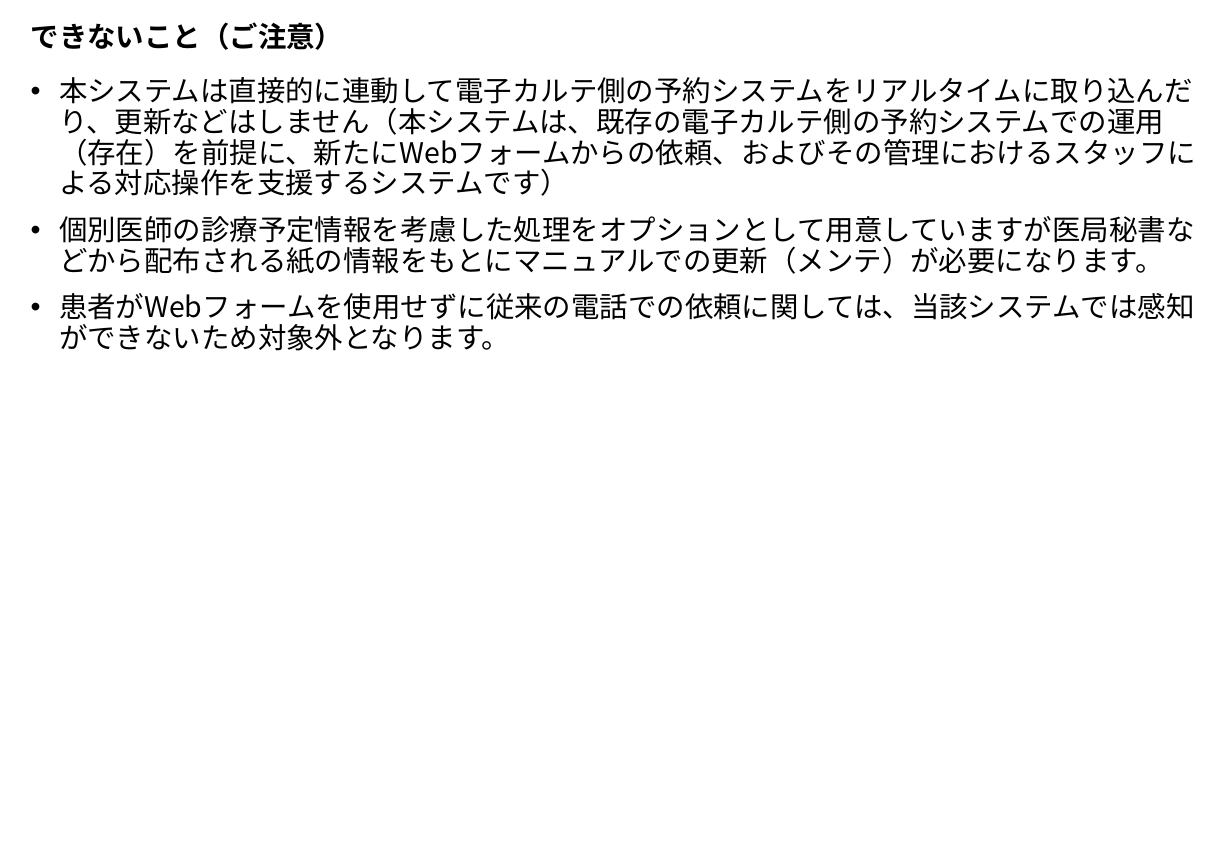
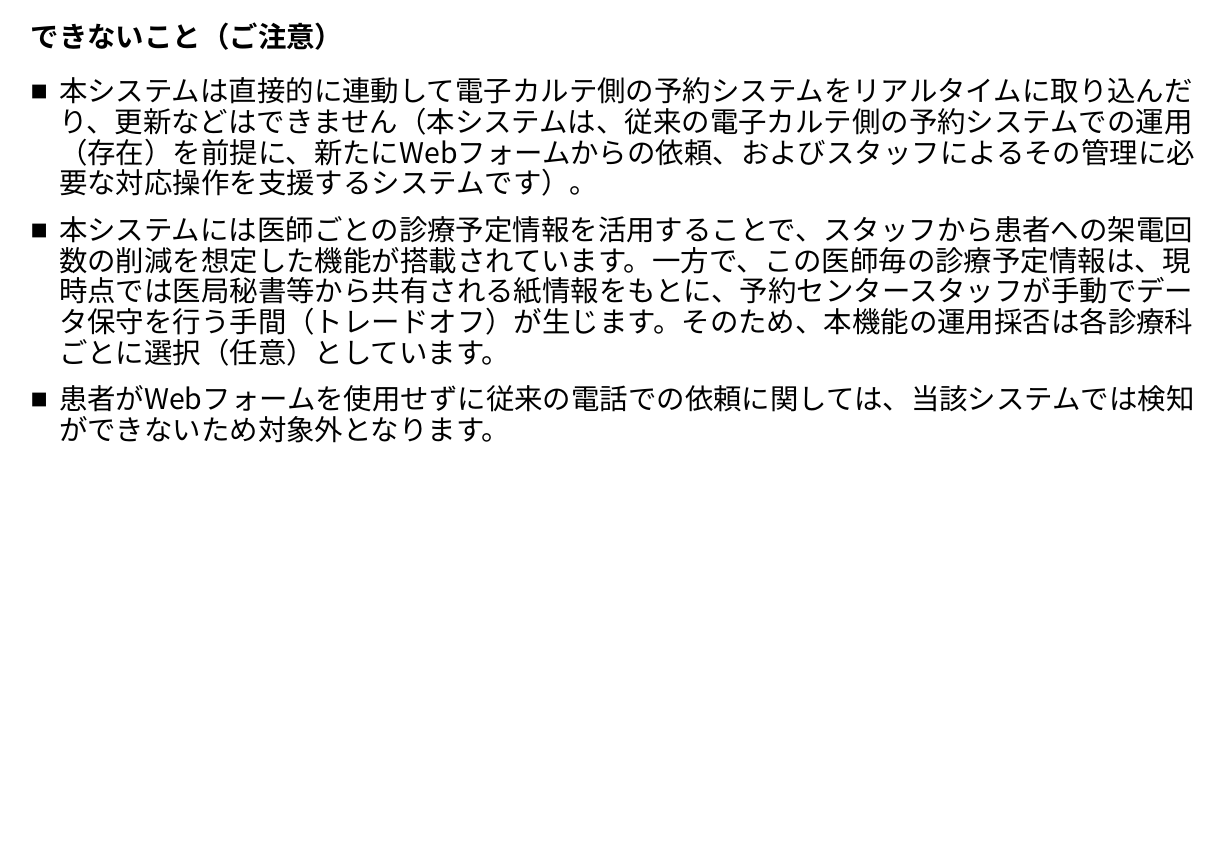
Before and after one commit to MishimaAkifumi-Private/FureaiGp-GairaiYoyakuSystem, a slide deck: slide 4 of Manual/UsersGuide.pptx. Drawn at 1232x853 pixels with LibreOffice and Linux fonts; fonts in the diff are those of the drawing. Boxes give left, top, right and bottom in pixels: in the first picture for what was removed or moved away, otherwise in the second. Text is boxed around its words. In the diff, an @@ line names an element or a change of style, - is before the commit and + after.

```diff
--- a/Manual/UsersGuide.pptx
+++ b/Manual/UsersGuide.pptx
@@ text at <box>59,77,1195,443</box>: text changed @@
-• 本システムは直接的に連動して電子カルテ側の予約システムをリアルタイムに取り込んだり、更新などはしません（本システムは、既存の電子カルテ側の予約システムでの運用（存在）を前提に、新たにWebフォームからの依頼、およびその管理におけるスタッフによる対応操作を支援するシステムです）
-• 個別医師の診療予定情報を考慮した処理をオプションとして用意していますが医局秘書などから配布される紙の情報をもとにマニュアルでの更新（メンテ）が必要になります。
-• 患者がWebフォームを使用せずに従来の電話での依頼に関しては、当該システムでは感知ができないため対象外となります。
+■ 本システムは直接的に連動して電子カルテ側の予約システムをリアルタイムに取り込んだり、更新などはできません（本システムは、従来の電子カルテ側の予約システムでの運用（存在）を前提に、新たにWebフォームからの依頼、およびスタッフによるその管理に必要な対応操作を支援するシステムです）。
+■ 本システムには医師ごとの診療予定情報を活用することで、スタッフから患者への架電回数の削減を想定した機能が搭載されています。一方で、この医師毎の診療予定情報は、現時点では医局秘書等から共有される紙情報をもとに、予約センタースタッフが手動でデータ保守を行う手間（トレードオフ）が生じます。そのため、本機能の運用採否は各診療科ごとに選択（任意）としています。
+■ 患者がWebフォームを使用せずに従来の電話での依頼に関しては、当該システムでは検知ができないため対象外となります。
```
Also in this commit, not shown: 7 other slides changed, 3 slides added, 1 slide removed, 1 other file.
